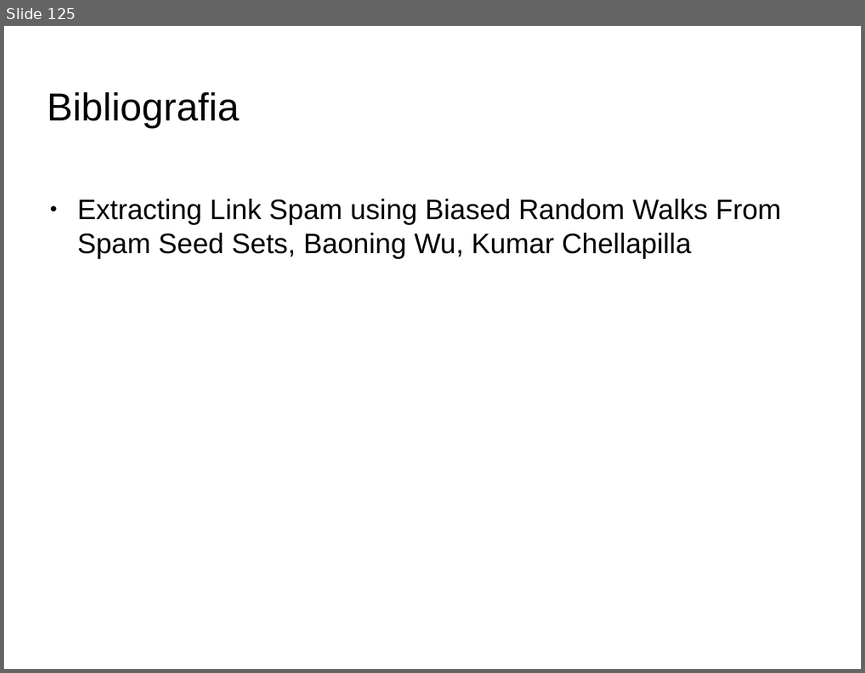
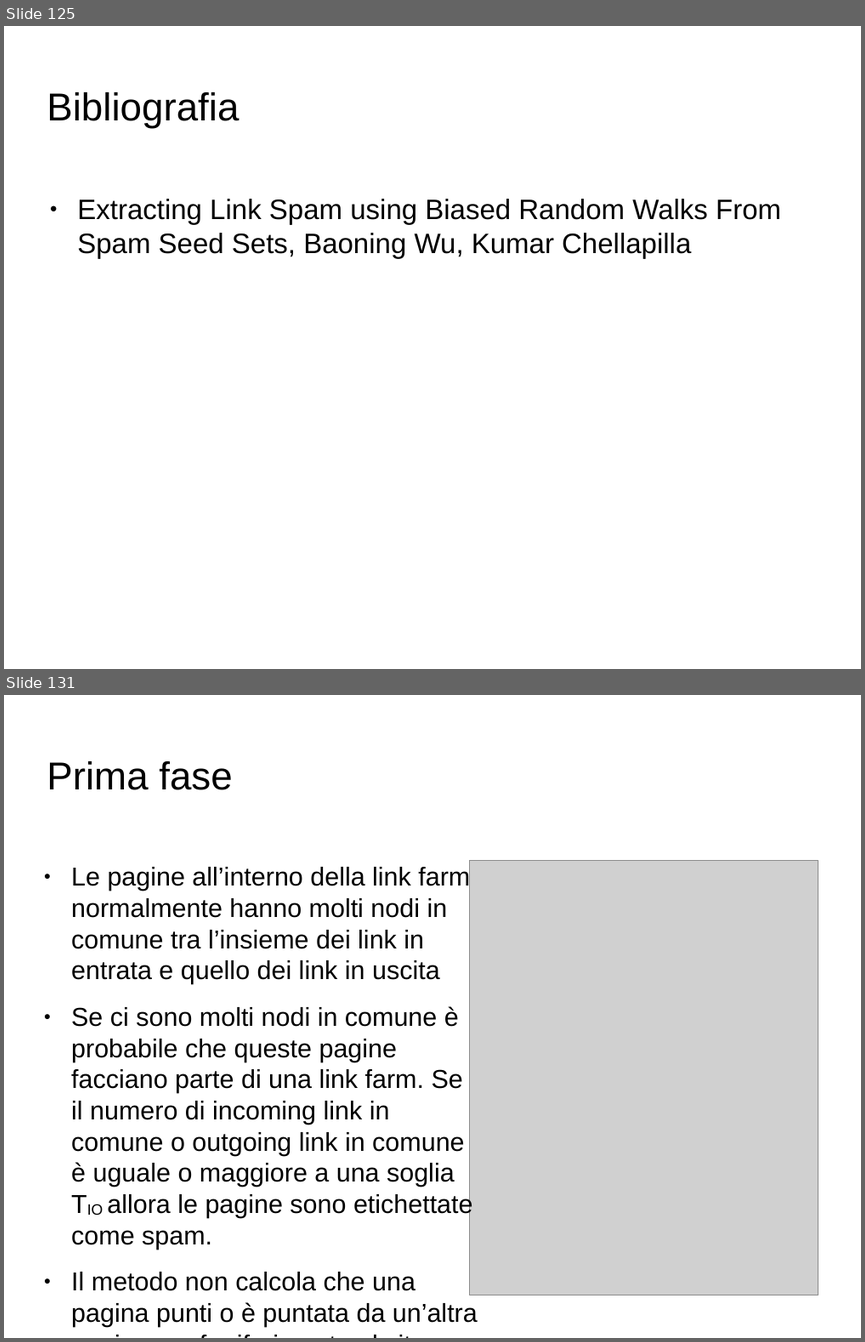
Before and after one commit to Toolanto/presentation, a slide deck: presentazione.odp. Shown one above the other, each under a label of ours: slide 125 before the commit, slides 125 and 131 after it; the slides between them are not shown. The pictures are 865x673 and 865x1342 pixels, drawn with LibreOffice and Linux fonts; fonts in the diff are those of the drawing; grey boxes stand for pictures; background and template pictures are left out. Boxes give left, top, right and bottom in pixels: in the first picture for what was removed or moved away, otherwise in the second. Text is boxed around its words. In the diff, an @@ line names an element or a change of style, - is before the commit and + after.

```diff
--- a/presentazione.odp
+++ b/presentazione.odp
@@ slide 131 added at <box>4,695,861,1338</box>, background picture (left out) @@
@@ title added at <box>46,761,232,790</box>, 36 pt, text #000000 @@
+Prima fase
@@ text added at <box>71,865,477,1327</box>, 24.1 pt, text #000000 @@
+● Le pagine all’interno della link farm normalmente hanno molti nodi in comune tra l’insieme dei link in entrata e quello dei link in uscita
+● Se ci sono molti nodi in comune è probabile che queste pagine facciano parte di una link farm. Se il numero di incoming link in comune o outgoing link in comune è uguale o maggiore a una soglia TIO allora le pagine sono etichettate come spam.
+● Il metodo non calcola che una pagina punti o è puntata da un’altra pagina ma fa riferimento al sito o dominio
@@ picture added at <box>469,861,818,1295</box> @@
```
Also in this commit, not shown: 1 slide changed, 52 other slides added.
